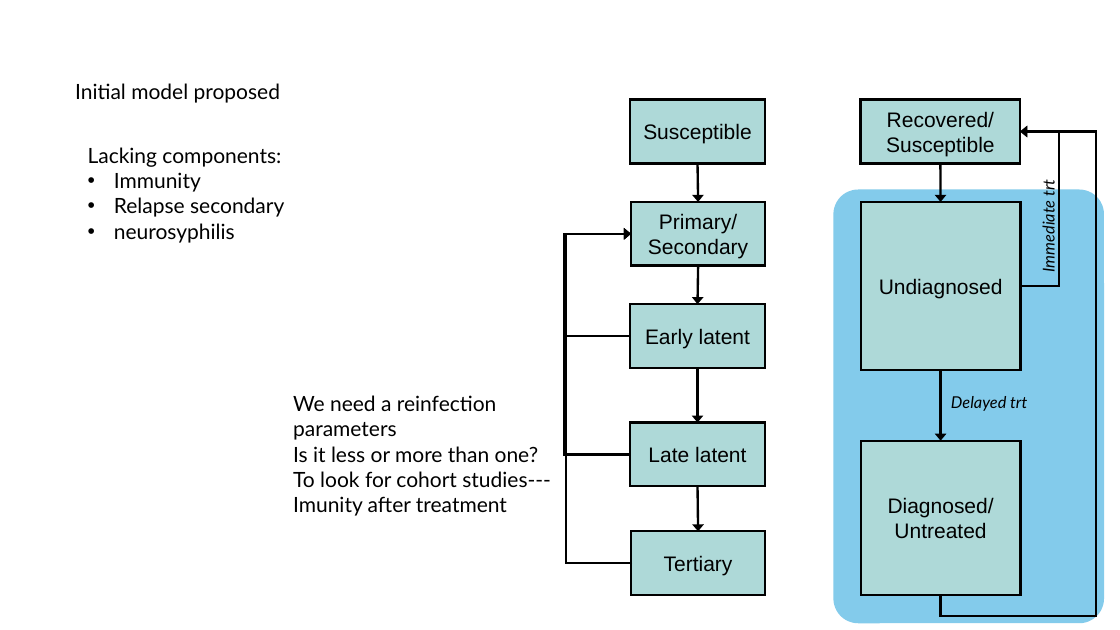
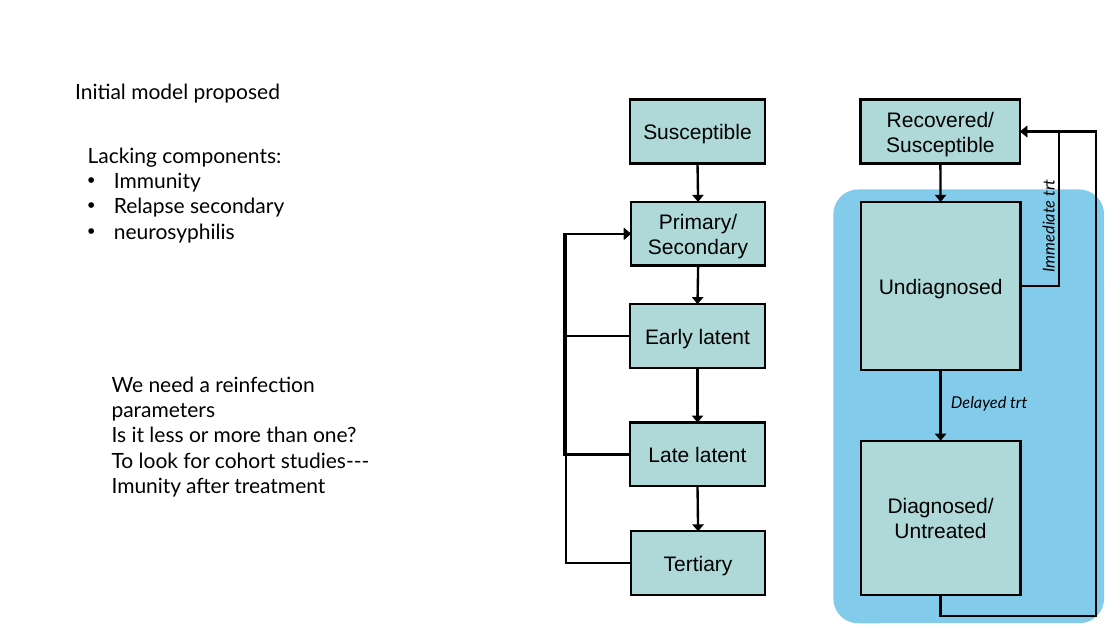
Before and after one commit to tfojo1/jheem_analyses, a slide deck: slide 2 of applications/SHIELD/support/docs/syphilis_natural_history.pptx (slide 1 before the commit). Drawn at 1120x630 pixels with LibreOffice and Linux fonts; fonts in the diff are those of the drawing. Boxes give left, top, right and bottom in pixels: in the first picture for what was removed or moved away, otherwise in the second. Text is boxed around its words. In the diff, an @@ line names an element or a change of style, - is before the commit and + after.

```diff
--- a/applications/SHIELD/support/docs/syphilis_natural_history.pptx
+++ b/applications/SHIELD/support/docs/syphilis_natural_history.pptx
@@ text "We need a reinfection parameters": place and size @@
-text "We need a reinfection parameters" at (293, 395, 551, 516)
+text "We need a reinfection parameters" at (112, 376, 370, 497)
```
Also in this commit, not shown: 1 slide added, 4 other files.
